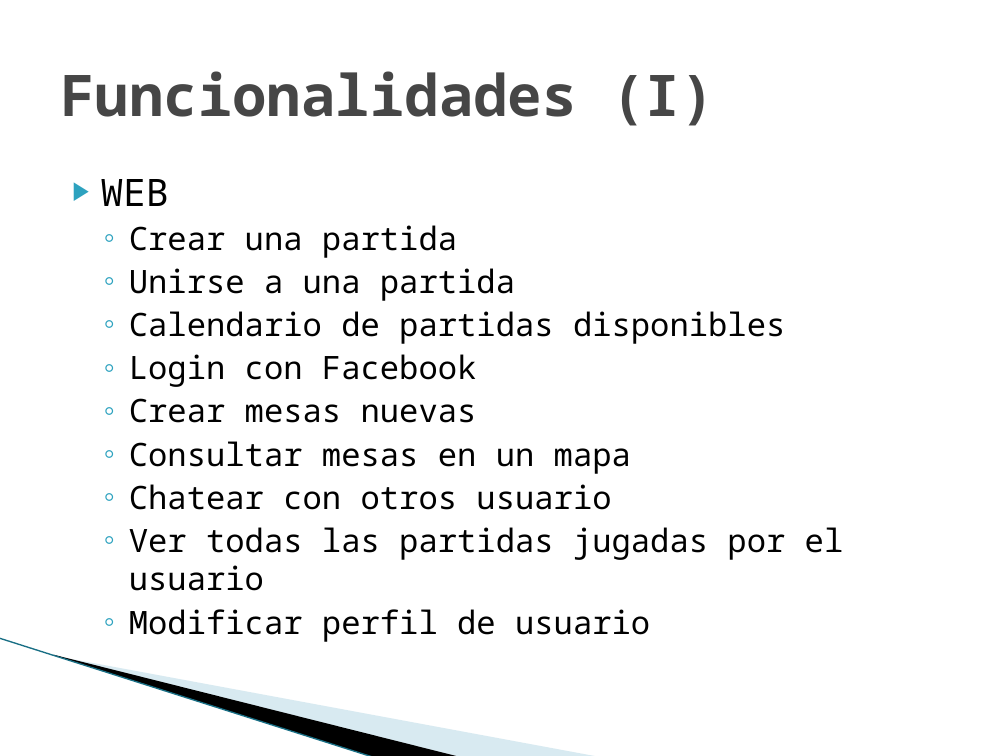
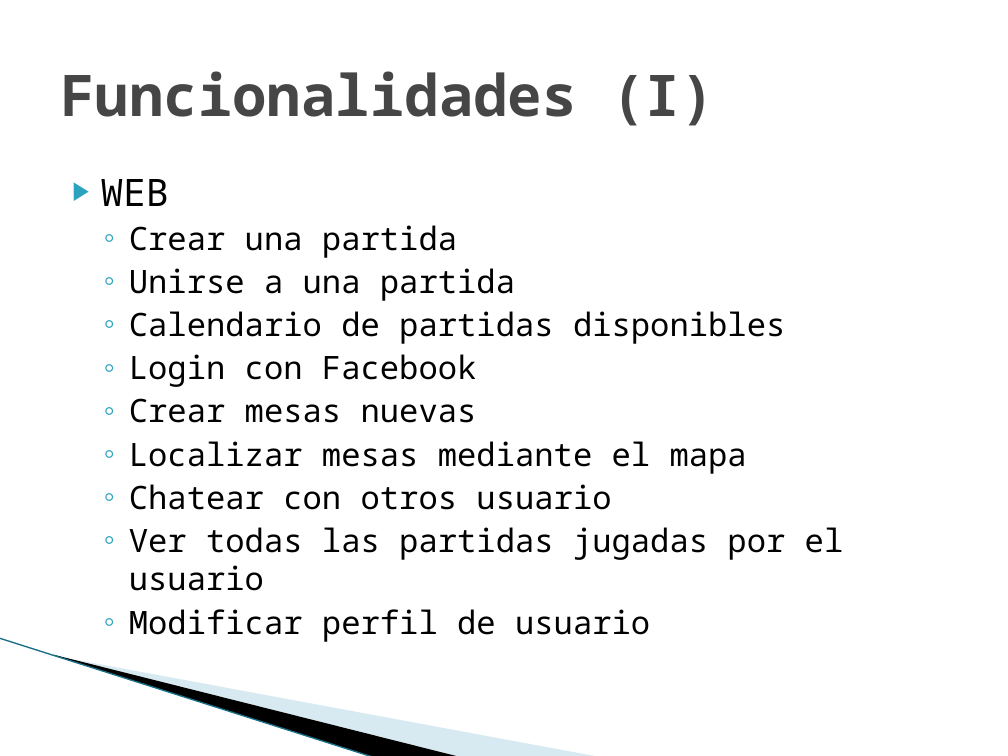
Before and after one commit to eaqpgrupo4/ProyectoFreepongv2, a slide deck: slide 4 of material/Presentacion Free Pong.pptx. Drawn at 1008x756 pixels with LibreOffice and Linux fonts; fonts in the diff are those of the drawing; background and template pictures are left out. Boxes give left, top, right and bottom in pixels: in the first picture for what was removed or moved away, otherwise in the second. Text is boxed around its words. In the diff, an @@ line names an element or a change of style, - is before the commit and + after.

Commit message:
Presentación v2

```diff
--- a/material/Presentacion Free Pong.pptx
+++ b/material/Presentacion Free Pong.pptx
@@ text at [129,441,747,474]: text changed @@
-  ◦ Consultar mesas en un mapa
+  ◦ Localizar mesas mediante el mapa
```
Also in this commit, not shown: 1 slide added.
